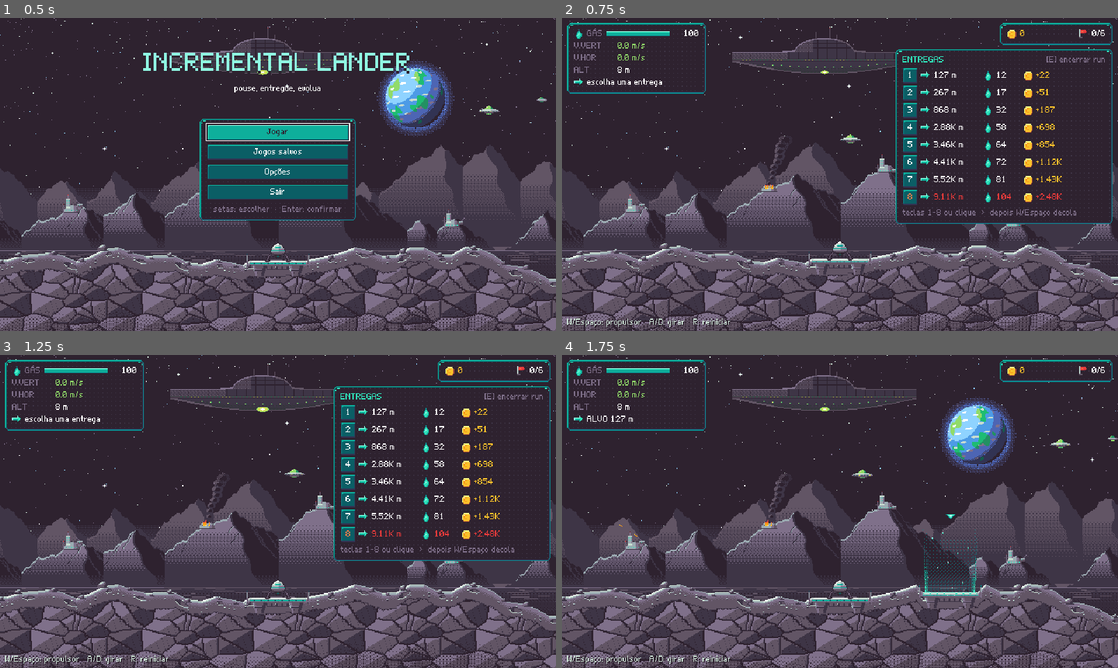
Above: before the commit, frames 1-4 (two rows, left to right).
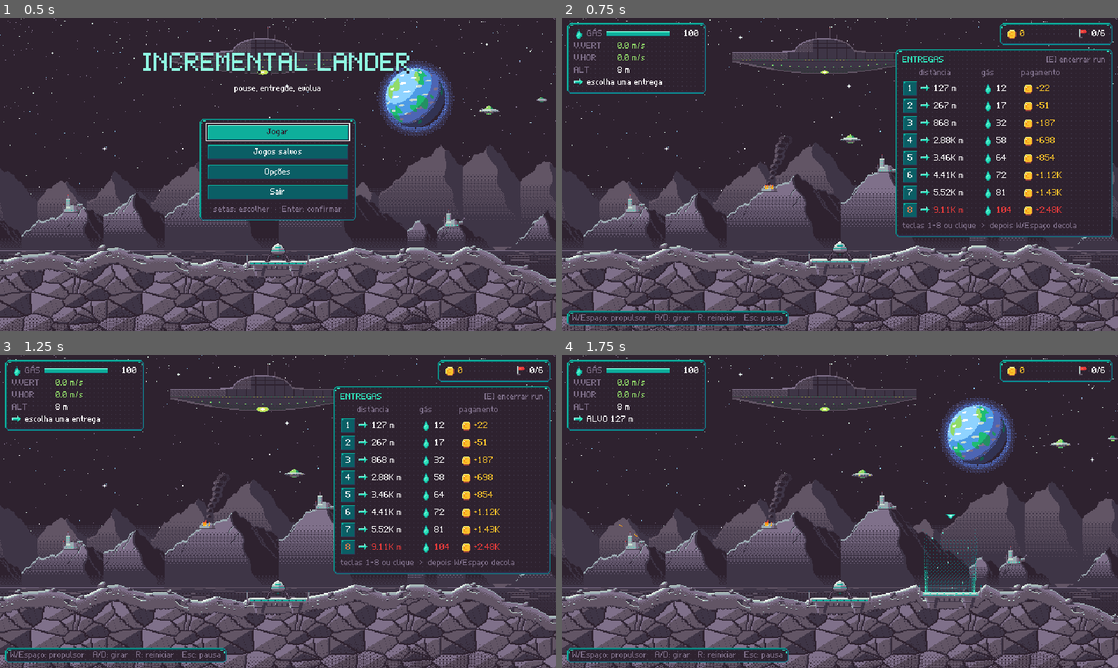
Above: after the commit, the same moments.

Repository: valdersonjr/incremental-lander
Game: Godot game, scene res://game/main.tscn
The game is run twice, just before and just after one commit, with the same random seed, the same clock (stepped at 60 frames per second) and the same inputs.
Inputs:
- Up to frame 1 (0.5 s): no input
- Up to frame 2 (0.75 s): click "Jogar" at 0.5 s
- Up to frame 3 (1.25 s): no input
- Up to frame 4 (1.75 s): click "1" at 1.25 s

Frame 1 is identical in both runs. In frame 2, 4.8% of the frame differs, in the area x 0-99%, y 16-99%; in frame 3, 4.8%; in frame 4, 1.2%.

Commit message:
UX: 2ª auditoria — pausa no voo, dica de teclas em painel, cabeçalho nas ofertas, foco no resumo, formatos unificados
- Pausa (Esc ou janela sem foco) com volumes, controles e CONTINUAR; nunca no demo/gravação
- HUD: rodapé em SlimPanel, gás usado com EconMath.fmt, batida sem "R para tentar de novo"
- Ofertas com cabeçalho distância/gás/pagamento; resumo com foco visível (atraso p/ não fechar com Espaço)
- Modais bloqueiam clique atrás; hangar com números num só formato e "MÁX"; foco na loja durante o recomeço
- EconMath.fmt exato em potências de 1000 (1e6 = "1.00M", era "1000K"), paridade testada
- Glifo inexistente "—" trocado; prévia flight_ui_preview; controls_test cobre a pausa
Regras intactas: saída do demo idêntica antes/depois (72 eventos).

Co-Authored-By: Claude Opus 5.5 <noreply@anthropic.com>
Claude-Session: https://claude.ai/code/session_01JhKCi9Us7j2H5LJGQ5fDNT

Diff:
--- a/autoload/sound.gd
+++ b/autoload/sound.gd
@@ -19,6 +19,7 @@
 
 
 func _ready() -> void:
+	process_mode = Node.PROCESS_MODE_ALWAYS                    # cliques do menu de pausa tocam com o jogo pausado
 	for i in VOICES:
 		var p := AudioStreamPlayer.new()
 		add_child(p)
--- a/game/ending/ending.tscn
+++ b/game/ending/ending.tscn
@@ -18,7 +18,6 @@
 anchor_bottom = 1.0
 grow_horizontal = 2
 grow_vertical = 2
-mouse_filter = 2
 color = Color(0.180392, 0.133333, 0.184314, 0.6)
 
 [node name="Center" type="CenterContainer" parent="."]
--- a/game/hangar/hangar.gd
+++ b/game/hangar/hangar.gd
@@ -150,9 +150,9 @@
 	var reach := Purchases.max_reach_m(planet, s, float(s["tank"]))
 	var reach_txt := "> %s" % EconMath.fmt(REACH_CAP_M) if reach >= REACH_CAP_M * 0.99 else "~%s" % EconMath.fmt(reach)
 	_clear(_ship)
-	_ship.add_child(UiKit.icon_label("thrust", "motor %.1f m/s2" % float(s["thrust"])))
-	_ship.add_child(UiKit.icon_label("tank", "tanque %s gás" % EconMath.fmt(float(s["tank"]))))
-	_ship.add_child(UiKit.icon_label("efficiency", "bocais %.2f m/s/gás" % float(s["efficiency"])))
+	_ship.add_child(UiKit.icon_label("thrust", "motor %s m/s2" % _num(s["thrust"])))   # mesmo formato da tabela
+	_ship.add_child(UiKit.icon_label("tank", "tanque %s gás" % _num(s["tank"])))
+	_ship.add_child(UiKit.icon_label("efficiency", "bocais %s m/s/gás" % _num(s["efficiency"])))
 	_ship.add_child(UiKit.icon_label("distance", "alcance máx %s m" % reach_txt))
 
 
@@ -290,7 +290,7 @@
 			&"ValueLabel"))
 	row.add_child(_buy_button(r, COL_ACTION))
 	var mx := Button.new()
-	mx.text = "MAX"
+	mx.text = "MÁX"
 	mx.tooltip_text = "comprar o máximo de níveis possível"
 	mx.custom_minimum_size = Vector2(COL_MAX, 15)
 	mx.disabled = not r["affordable"]
@@ -422,7 +422,7 @@
 				_confirm_prestige = true
 			refresh())
 	else:
-		b.text = "Recomeçar: +%s Poeira agora (mínimo %s) - ganhe mais créditos neste ciclo" % [
+		b.text = "Recomeçar: +%s Poeira agora (mínimo %s); ganhe mais créditos" % [
 				EconMath.fmt(g), EconMath.fmt(float(EconMath.spec["prestige"].get("min_gain", 1)))]
 		b.disabled = true
 	_rows.add_child(b)
@@ -459,7 +459,7 @@
 	for r: Dictionary in Prestige.shop_rows(st):
 		var row := _table_row("prestige", str(r["name"]))
 		row.set_meta(&"row_key", "shop:" + str(r["id"]))
-		row.add_child(_cell("MAX" if r["maxed"] else "nv %d/%d" % [int(r["level"]), int(r["max_level"])],
+		row.add_child(_cell("MÁX" if r["maxed"] else "nv %d/%d" % [int(r["level"]), int(r["max_level"])],
 				COL_LEVEL + 10, &"DimLabel"))
 		var sb := Button.new()
 		sb.custom_minimum_size = Vector2(COL_ACTION + COL_MAX + 4, 15)
@@ -566,6 +566,11 @@
 				return
 	if not _launch.disabled and visible:
 		_launch.grab_focus.call_deferred()
+	elif visible:                                              # recomeco: cursor na loja (nunca no CONCLUIR)
+		for b: Node in _rows.find_children("*", "Button", true, false):
+			if not (b as Button).disabled and b.get_meta(&"focus_key", "") != "finish_prestige":
+				(b as Button).grab_focus.call_deferred()
+				return
 
 ## Comeco de uma linha de tabela: icone + nome (expande e corta se faltar espaco).
 func _table_row(icon_name: String, title: String, variation: StringName = &"") -> HBoxContainer:
@@ -653,8 +658,13 @@
 	return n
 
 
+## Valor de stat: 2 casas abaixo de 10, 1 casa ate 1000 (sem ",0" em inteiros: "100 gás"), depois K/M/B.
 func _num(v: float) -> String:
-	return EconMath.fmt(v) if v >= 1000.0 else ("%.2f" % v if v < 10.0 else "%.1f" % v)
+	if v >= 1000.0:
+		return EconMath.fmt(v)
+	if v < 10.0:
+		return "%.2f" % v
+	return str(int(v)) if is_equal_approx(v, roundf(v)) else "%.1f" % v
 
 
 func _res_label(res: String) -> String:
--- a/game/hud/hud.gd
+++ b/game/hud/hud.gd
@@ -4,12 +4,11 @@
 extends Control
 
 const TOAST_SECONDS := 2.5
-const CONTROLS_HINT := "W/Espaço: propulsor   A/D: girar   R: reiniciar"
+const CONTROLS_HINT := "W/Espaço: propulsor   A/D: girar   R: reiniciar   Esc: pausa"
 
 var flight: Flight = null
 var run: RunState = null
 
-var _status := ""
 var _toast_left := 0.0
 
 @onready var _gas: Label = %Gas
@@ -39,8 +38,8 @@
 	flight = p_flight
 	run = p_run
 	flight.delivery_finished.connect(_on_delivery_finished)
-	flight.lander.took_off.connect(func() -> void: _status = CONTROLS_HINT)   # resultado antigo nao fica no rodape
-	_status = CONTROLS_HINT
+	flight.lander.took_off.connect(func() -> void: _set_status(CONTROLS_HINT))   # resultado antigo nao fica no rodape
+	_set_status(CONTROLS_HINT)
 
 
 func _process(delta: float) -> void:
@@ -67,7 +66,6 @@
 	else:
 		_dist.text = "escolha uma entrega"
 		_dist_icon.flip_h = false
-	_msg.text = _status
 	_credits.text = EconMath.fmt(GameState.amount("credits"))
 	_deliveries.text = "%d/%d" % [run.deliveries.size(), run.max_deliveries] if run != null else ""
 
@@ -81,12 +79,18 @@
 func _on_delivery_finished(result: Dictionary) -> void:
 	if result["crashed"]:
 		var why := UiKit.crash_text(str(result["reason"]))
-		_status = "BATEU: %s  -  R para tentar de novo" % why
+		_set_status("BATEU: " + why, &"BadLabel")
 		_show_toast("BATEU!", why, &"BadLabel")
 	else:
-		_status = "ENTREGA! qualidade %d%%   gás usado %.1f" % [int(result["quality"] * 100.0), result["gas_used"]]
-		_show_toast("ENTREGA!", "qualidade %d%%   gás usado %.1f" % [int(result["quality"] * 100.0),
-				result["gas_used"]], &"GoodLabel")
+		var text := "qualidade %d%%   gás usado %s" % [int(result["quality"] * 100.0), EconMath.fmt(result["gas_used"])]
+		_set_status("ENTREGA! " + text, &"GoodLabel")
+		_show_toast("ENTREGA!", text, &"GoodLabel")
+
+
+## Rodape (dica de teclas ou resultado do ultimo pouso) (painel fino no Footer, da largura do texto).
+func _set_status(text: String, variation: StringName = &"DimLabel") -> void:
+	_msg.text = text
+	_msg.theme_type_variation = variation
 
 
 ## Aviso grande no centro (o momento mais importante do voo nao pode ficar so no rodape).
--- a/game/hud/hud.tscn
+++ b/game/hud/hud.tscn
@@ -143,13 +143,29 @@
 layout_mode = 2
 theme_type_variation = &"ValueLabel"
 
-[node name="Message" type="Label" parent="."]
+[node name="Footer" type="HBoxContainer" parent="."]
+layout_mode = 1
+anchors_preset = 12
+anchor_top = 1.0
+anchor_right = 1.0
+anchor_bottom = 1.0
+offset_left = 6.0
+offset_top = -23.0
+offset_right = -6.0
+offset_bottom = -6.0
+grow_horizontal = 2
+grow_vertical = 0
+mouse_filter = 2
+
+[node name="HintPanel" type="PanelContainer" parent="Footer"]
+layout_mode = 2
+mouse_filter = 2
+theme_type_variation = &"SlimPanel"
+
+[node name="Message" type="Label" parent="Footer/HintPanel"]
 unique_name_in_owner = true
-layout_mode = 0
-offset_left = 6.0
-offset_top = 344.0
-offset_right = 634.0
-offset_bottom = 358.0
+layout_mode = 2
+theme_type_variation = &"DimLabel"
 
 [node name="Toast" type="PanelContainer" parent="."]
 unique_name_in_owner = true
--- a/game/main.gd
+++ b/game/main.gd
@@ -10,6 +10,7 @@
 const HANGAR_SCENE := preload("res://game/hangar/hangar.tscn")
 const ENDING_SCENE := preload("res://game/ending/ending.tscn")
 const TITLE_SCENE := preload("res://game/title/title_screen.tscn")
+const PAUSE_SCENE := preload("res://game/pause/pause_menu.tscn")
 
 var _args: Dictionary = {}
 var _demo := false
@@ -22,6 +23,7 @@
 var _hangar: Hangar = null
 var _ending: Ending = null
 var _title: TitleScreen = null
+var _pause: PauseMenu = null
 var _run_start_ms := 0
 
 @onready var _world: Node2D = %World
@@ -59,6 +61,8 @@
 	_title.quit_requested.connect(func() -> void:
 		SaveManager.save_game()
 		get_tree().quit())
+	_pause = PAUSE_SCENE.instantiate()
+	_gui.add_child(_pause)
 	# verificacao (demo/dev/--no_title) vai direto ao voo; o jogo normal abre no menu inicial
 	if _demo or _args.has("no_title") or _args.keys().any(func(k: String) -> bool: return k.begins_with("dev_") or k == "planet"):
 		_start_run()
@@ -69,6 +73,23 @@
 func _unhandled_input(event: InputEvent) -> void:
 	if event.is_action_pressed(&"restart") and not _hangar.visible and not _title.visible:
 		_start_run()
+	elif event.is_action_pressed(&"ui_cancel") and _can_pause():
+		get_viewport().set_input_as_handled()
+		_pause.open()
+
+
+## Janela perdeu o foco no meio do voo: pausa (o jogador volta e encontra a nave parada). Fora na gravacao de quadros
+## (gdtool capture), em que a janela pode perder o foco sem ninguem jogando.
+func _notification(what: int) -> void:
+	if what == NOTIFICATION_APPLICATION_FOCUS_OUT and _pause != null and _can_pause() \
+			and Engine.get_write_movie_path() == "":
+		_pause.open()
+
+
+## Pausa so no voo (HUD na tela, sem resumo/hangar/menu/final por cima) e nunca no demo (verificacao automatica).
+func _can_pause() -> bool:
+	return not _demo and _hud != null and is_instance_valid(_hud) and _hud.visible and not _summary.visible \
+			and not _hangar.visible and not _title.visible and not _ending.visible and not _pause.visible
 
 
 ## Menu inicial por cima da cena do mundo atual (nave parada na plataforma de partida, sem entrega).
@@ -125,8 +146,9 @@
 	_gui.move_child(_hangar, -1)  # hangar sempre por cima
 	_gui.move_child(_ending, -1)
 	_gui.move_child(_title, -1)
+	_gui.move_child(_pause, -1)
 	var ui := UiKit.theme_for(GameState.current_planet)        # cor da interface acompanha o mundo
-	for c: Control in [_hud, _offers, _summary, _ending]:
+	for c: Control in [_hud, _offers, _summary, _ending, _pause]:
 		c.theme = ui
 	_flight.start(GameState.current_planet, _run_seed, stats, _demo)
 	_hud.bind(_flight, _run)
--- /dev/null
+++ b/game/pause/pause_menu.gd
@@ -0,0 +1,63 @@
+## Pausa do voo (arte: UiKit), janela modal: congela a arvore (SceneTree.paused) e mostra volumes + lista de controles.
+## So apresentacao: nao mexe no run (a Main decide quando pode pausar). Roda com PROCESS_MODE_ALWAYS.
+## Esc, Enter ou o botao continuam.
+class_name PauseMenu
+extends Control
+
+signal closed
+
+## Teclas do jogo (texto de jogador; as acoes vem de data/world.json -> input).
+const CONTROLS := [
+	["W, Espaço ou seta acima", "propulsor"],
+	["A/D ou setas laterais", "girar"],
+	["número da oferta ou clique", "escolher entrega"],
+	["E (na escolha)", "encerrar o run"],
+	["R", "reiniciar o run"],
+]
+
+
+func _ready() -> void:
+	visible = false
+	%Continue.pressed.connect(close)
+	for c: Array in CONTROLS:
+		var row := HBoxContainer.new()
+		row.add_theme_constant_override(&"separation", 4)
+		var key := Label.new()
+		key.text = c[0]
+		key.theme_type_variation = &"ValueLabel"
+		key.size_flags_horizontal = Control.SIZE_EXPAND_FILL
+		row.add_child(key)
+		var what := Label.new()
+		what.text = c[1]
+		what.theme_type_variation = &"DimLabel"
+		what.horizontal_alignment = HORIZONTAL_ALIGNMENT_RIGHT
+		row.add_child(what)
+		%Controls.add_child(row)
+
+
+func open() -> void:
+	for c in %Volumes.get_children():
+		%Volumes.remove_child(c)
+		c.queue_free()
+	for bus: String in GameState.BUSES:
+		%Volumes.add_child(UiKit.volume_row(bus))
+	visible = true
+	get_tree().paused = true
+	Sound.ui("click")
+	%Continue.grab_focus()
+	UiKit.pulse(%Panel, 1.3, 0.25)
+
+
+func close() -> void:
+	if not visible:
+		return
+	Sound.ui("click")
+	visible = false
+	get_tree().paused = false
+	closed.emit()
+
+
+func _unhandled_input(event: InputEvent) -> void:
+	if visible and (event.is_action_pressed(&"ui_cancel") or event.is_action_pressed(&"confirm")):
+		get_viewport().set_input_as_handled()
+		close()
--- /dev/null
+++ b/game/pause/pause_menu.tscn
@@ -0,0 +1,77 @@
+[gd_scene format=3]
+
+[ext_resource type="Script" path="res://game/pause/pause_menu.gd" id="1_pause"]
+
+[node name="PauseMenu" type="Control"]
+process_mode = 3
+layout_mode = 3
+anchors_preset = 15
+anchor_right = 1.0
+anchor_bottom = 1.0
+grow_horizontal = 2
+grow_vertical = 2
+script = ExtResource("1_pause")
+
+[node name="Dim" type="ColorRect" parent="."]
+layout_mode = 1
+anchors_preset = 15
+anchor_right = 1.0
+anchor_bottom = 1.0
+grow_horizontal = 2
+grow_vertical = 2
+color = Color(0.180392, 0.133333, 0.184314, 0.6)
+
+[node name="Center" type="CenterContainer" parent="."]
+layout_mode = 1
+anchors_preset = 15
+anchor_right = 1.0
+anchor_bottom = 1.0
+grow_horizontal = 2
+grow_vertical = 2
+mouse_filter = 2
+
+[node name="Panel" type="PanelContainer" parent="Center"]
+unique_name_in_owner = true
+custom_minimum_size = Vector2(260, 0)
+layout_mode = 2
+
+[node name="VBox" type="VBoxContainer" parent="Center/Panel"]
+layout_mode = 2
+theme_override_constants/separation = 3
+
+[node name="Title" type="Label" parent="Center/Panel/VBox"]
+layout_mode = 2
+theme_type_variation = &"TitleLabel"
+text = "PAUSA"
+horizontal_alignment = 1
+
+[node name="VolumeTitle" type="Label" parent="Center/Panel/VBox"]
+layout_mode = 2
+theme_type_variation = &"SectionLabel"
+text = "VOLUME"
+
+[node name="Volumes" type="VBoxContainer" parent="Center/Panel/VBox"]
+unique_name_in_owner = true
+layout_mode = 2
+theme_override_constants/separation = 2
+
+[node name="ControlsTitle" type="Label" parent="Center/Panel/VBox"]
+layout_mode = 2
+theme_type_variation = &"SectionLabel"
+text = "CONTROLES"
+
+[node name="Controls" type="VBoxContainer" parent="Center/Panel/VBox"]
+unique_name_in_owner = true
+layout_mode = 2
+theme_override_constants/separation = 0
+
+[node name="Gap" type="Control" parent="Center/Panel/VBox"]
+custom_minimum_size = Vector2(0, 2)
+layout_mode = 2
+
+[node name="Continue" type="Button" parent="Center/Panel/VBox"]
+unique_name_in_owner = true
+custom_minimum_size = Vector2(0, 18)
+layout_mode = 2
+theme_type_variation = &"PrimaryButton"
+text = "CONTINUAR  [Esc]"
--- a/game/run/offer_panel.gd
+++ b/game/run/offer_panel.gd
@@ -7,6 +7,8 @@
 signal end_requested
 
 const HINT := "teclas 1-%d ou clique  >  depois W/Espaço decola"
+## Largura (px) das colunas distancia e gas (sem o icone de 12 px + 3 de espaco).
+const COL_W := [54, 28]
 
 ## Segundos restantes do aviso piscando (tentou pilotar antes de escolher). Exposto para o teste de controles.
 var hint_flash := 0.0
@@ -14,6 +16,16 @@
 
 @onready var _list: VBoxContainer = %List
 @onready var _hint: Label = %Hint
+
+
+func _ready() -> void:
+	# cabecalho das colunas (mesmas larguras das linhas de _make_row)
+	for c: Array in [["", 16], ["distância", COL_W[0] + 15], ["gás", COL_W[1] + 15], ["pagamento", 0]]:
+		var l := Label.new()
+		l.text = c[0]
+		l.theme_type_variation = &"DimLabel"
+		l.custom_minimum_size = Vector2(int(c[1]), 0)
+		%Cols.add_child(l)
 
 
 ## Mostra as ofertas do run com o gas que resta.
@@ -64,8 +76,8 @@
 		key.theme_type_variation = &"DangerButton"
 	key.pressed.connect(func() -> void: offer_chosen.emit(index))
 	row.add_child(key)
-	var cols := [["distance", "%s m" % EconMath.fmt(info["distance"]), 54],
-			["gas", EconMath.fmt(info["gas_est"]), 28], ["credits", "+" + EconMath.fmt(info["pay_typical"]), 0]]
+	var cols := [["distance", "%s m" % EconMath.fmt(info["distance"]), COL_W[0]],
+			["gas", EconMath.fmt(info["gas_est"]), COL_W[1]], ["credits", "+" + EconMath.fmt(info["pay_typical"]), 0]]
 	for c: Array in cols:
 		var cell := UiKit.icon_label(c[0], c[1], &"BadLabel" if not ok else (&"MoneyLabel" if c[0] == "credits"
 				else &"ValueLabel"))
--- a/game/run/offer_panel.tscn
+++ b/game/run/offer_panel.tscn
@@ -28,6 +28,11 @@
 theme_type_variation = &"DimLabel"
 text = "[E] encerrar run"
 
+[node name="Cols" type="HBoxContainer" parent="VBox"]
+unique_name_in_owner = true
+layout_mode = 2
+theme_override_constants/separation = 3
+
 [node name="List" type="VBoxContainer" parent="VBox"]
 unique_name_in_owner = true
 layout_mode = 2
--- a/game/run/run_summary.gd
+++ b/game/run/run_summary.gd
@@ -4,6 +4,9 @@
 extends Control
 
 signal continue_requested
+
+## Segundos ate o botao ganhar foco (Espaco do propulsor nao fecha o resumo sem querer; Enter vale na hora).
+const FOCUS_DELAY := 0.4
 
 @onready var _reason: Label = %Reason
 @onready var _rows: VBoxContainer = %Rows
@@ -35,6 +38,10 @@
 		_rows.add_child(UiKit.stat_row("fleet", "frota de drones (%s)" % names.get(res, res), "+" + EconMath.fmt(
 				float(fleet[res])), &"MoneyLabel"))
 	visible = true
+	# foco visivel no botao, mas so depois de um instante: Espaco (propulsor) apertado na hora da batida nao pula o resumo
+	get_tree().create_timer(FOCUS_DELAY).timeout.connect(func() -> void:
+		if visible and is_inside_tree():
+			_continue.grab_focus())
 	UiKit.pulse(%Panel, 1.3, 0.25)
 
 
--- a/game/run/run_summary.tscn
+++ b/game/run/run_summary.tscn
@@ -19,7 +19,6 @@
 anchor_bottom = 1.0
 grow_horizontal = 2
 grow_vertical = 2
-mouse_filter = 2
 color = Color(0.180392, 0.133333, 0.184314, 0.6)
 
 [node name="Center" type="CenterContainer" parent="."]
@@ -65,6 +64,5 @@
 unique_name_in_owner = true
 custom_minimum_size = Vector2(0, 18)
 layout_mode = 2
-focus_mode = 0
 theme_type_variation = &"PrimaryButton"
 text = "IR AO HANGAR  [Enter]"
--- a/game/title/title_screen.gd
+++ b/game/title/title_screen.gd
@@ -143,7 +143,7 @@
 				Sound.ui("click")
 				slot_play_requested.emit(n))
 		elif s["exists"]:                                      # arquivo ilegivel: so da para apagar
-			act.text = "—"
+			act.text = "-"
 			act.disabled = true
 		else:
 			act.text = "Novo jogo"
--- a/scripts/economy/econ_math.gd
+++ b/scripts/economy/econ_math.gd
@@ -268,9 +268,9 @@
 	if x < 1000.0:
 		s = ("%.1f" % x) if (x < 10.0 and x != floor(x)) else str(int(x))
 		return ("-" if neg else "") + s
-	var e3 := int(floor(log(x) / log(10.0) / 3.0))
+	var e3 := _exp10(x) / 3                                    # mesmo que floor(log10(x) / 3) do Python
 	if style == "sci":
-		var e := int(floor(log(x) / log(10.0)))
+		var e := _exp10(x)
 		s = ("%." + str(digits - 1) + "f") % (x / pow(10.0, e)) + "e" + str(e)
 	else:
 		var m := x / pow(10.0, 3 * e3)
@@ -285,3 +285,13 @@
 			suf = char(97 + (k / 26) % 26) + char(97 + k % 26)
 		s = ("%." + str(dec) + "f") % m + suf
 	return ("-" if neg else "") + s
+
+
+## floor(log10(x)) exato nas potencias de 10 (log(x)/log(10) da 5.9999.. em 1e6 e virava "1000K").
+static func _exp10(x: float) -> int:
+	var e := int(floor(log(x) / log(10.0)))
+	if pow(10.0, e + 1) <= x:
+		e += 1
+	elif pow(10.0, e) > x:
+		e -= 1
+	return e
--- a/scripts/ui/ui_kit.gd
+++ b/scripts/ui/ui_kit.gd
@@ -1,7 +1,7 @@
 ## Kit de interface (arte da skill pixel-art: art/src/ui/ui_kit.py -> assets/ui/, contrato ui_kit.json).
 ## Monta um Theme por mundo (cor de destaque muda com o planeta; fixos: fundo escuro, dourado = dinheiro,
 ## vermelho = perigo, ambar = gas acabando, barra de gas ciano). Fonte bitmap: tamanho 11 (1x) ou 22 (2x), nunca
-## fracionario. Variacoes de tipo: TitleLabel, SectionLabel, DimLabel, ValueLabel, MoneyLabel, DustLabel, BadLabel,
+## fracionario. Variacoes de tipo: SlimPanel, TitleLabel, SectionLabel, DimLabel, ValueLabel, MoneyLabel, DustLabel, BadLabel,
 ## PrimaryButton, DangerButton, GasBar, WarnBar, DangerBar, XpBar. Foco de teclado = moldura de 1 px na cor de titulo
 ## do mundo (toda tela navegavel por setas/Tab mostra onde esta). Widgets compartilhados: volume_row, stat_row, pulse.
 class_name UiKit
@@ -73,6 +73,9 @@
 	var panel := _box(wd + "panel.png", 8, Vector4(8, 6, 8, 6), true)
 	for type: StringName in [&"PanelContainer", &"Panel"]:
 		t.set_stylebox(&"panel", type, panel)
+	# painel fino (uma linha de texto: dica de teclas no HUD)
+	t.set_type_variation(&"SlimPanel", &"PanelContainer")
+	t.set_stylebox(&"panel", &"SlimPanel", _box(wd + "panel.png", 8, Vector4(6, 2, 6, 2), true))
 	# textos (sombra de 1 px escura para ler sobre qualquer cenario)
 	t.set_color(&"font_color", &"Label", color("mist"))
 	t.set_color(&"font_shadow_color", &"Label", color("ink"))
--- a/tests/integration/controls_test.gd
+++ b/tests/integration/controls_test.gd
@@ -1,6 +1,7 @@
 ## Teste de integracao dos CONTROLES como um jogador: abre o jogo normal (sem demo), injeta teclas reais
 ## (eventos de teclado como o SO manda) e verifica se a nave responde. Imprime CONTROLS_TEST OK ou FALHOU.
-## Cenarios: menu inicial (Enter em Jogar) -> W antes de escolher (nao decola, aviso pisca) -> escolhe com CLIQUE do mouse -> W (decola) -> A (gira).
+## Cenarios: menu inicial (Enter em Jogar) -> W antes de escolher (nao decola, aviso pisca) -> escolhe com CLIQUE do mouse -> W (decola) -> A (gira)
+## -> Esc (pausa: arvore congelada, nave parada) -> Esc (volta).
 ## Com -- --numpad: escolhe com a tecla 1 do teclado numerico.
 extends Node
 
@@ -13,11 +14,15 @@
 var _hint_ok := false
 var _sound_ok := false
 var _title_ok := false
+var _pause_ok := false
+var _pause_y := 0.0
 
 
 func _ready() -> void:
+	process_mode = Node.PROCESS_MODE_ALWAYS                    # o teste continua rodando com o jogo pausado
 	SaveManager.set_dir("user://itest_controls")
 	_main = MAIN.instantiate()
+	_main.process_mode = Node.PROCESS_MODE_PAUSABLE            # o jogo pausa como no executavel (o teste nao)
 	add_child(_main)
 
 
@@ -94,10 +99,31 @@
 			if _frames > 15:
 				_key(KEY_A, false)
 				_log.append("A: rotacao=%.2f" % l.rotation)
+				_key(KEY_ESCAPE, true)
+				_key(KEY_ESCAPE, false)
+				_step = 4
+				_frames = 0
+		4:
+			if _frames == 6:                                    # o Esc chega no quadro seguinte; mede ja pausado
+				_pause_y = l.global_position.y
+			if _frames > 20:
+				var pause := _main.find_child("PauseMenu", true, false) as PauseMenu
+				var frozen := is_equal_approx(l.global_position.y, _pause_y)
+				_pause_ok = get_tree().paused and pause.visible and frozen
+				_log.append("Esc: pausado=%s menu=%s nave parada=%s" % [get_tree().paused, pause.visible, frozen])
+				_key(KEY_ESCAPE, true)
+				_key(KEY_ESCAPE, false)
+				_step = 5
+				_frames = 0
+		5:
+			if _frames > 5:
+				var pause := _main.find_child("PauseMenu", true, false) as PauseMenu
+				var resumed := not get_tree().paused and not pause.visible
+				_log.append("Esc de novo: voltou=%s" % resumed)
 				var flying := l.state == Lander.State.FLYING
 				var rotated := l.rotation < -0.1
 				print("CONTROLS_LOG ", " | ".join(_log))
-				var ok := _title_ok and flying and rotated and _hint_ok and _sound_ok
-				print("CONTROLS_TEST ", "OK" if ok else "FALHOU (menu=%s aviso=%s decolou=%s girou=%s som=%s)" % [_title_ok,
-						_hint_ok, flying, rotated, _sound_ok])
+				var ok := _title_ok and flying and rotated and _hint_ok and _sound_ok and _pause_ok and resumed
+				print("CONTROLS_TEST ", "OK" if ok else "FALHOU (menu=%s aviso=%s decolou=%s girou=%s som=%s pausa=%s volta=%s)" % [
+						_title_ok, _hint_ok, flying, rotated, _sound_ok, _pause_ok, resumed])
 				get_tree().quit()
--- a/tests/test_econ_math.gd
+++ b/tests/test_econ_math.gd
@@ -24,7 +24,7 @@
 		"titan_no": EconMath.planet_available("titan", ["luna", "ares", "kronos"], {"warp_drive": 1}, {"exp8_aurora": 0}),
 		"titan_yes": EconMath.planet_available("titan", ["luna", "ares", "kronos"], {"warp_drive": 1}, {"exp8_aurora": 1}),
 		"reset": EconMath.prestige_reset_state({"capital": 2, "pilot_file": 1, "star_charts": 1}),
-		"fmt": [EconMath.fmt(999), EconMath.fmt(1234), EconMath.fmt(5.6e6), EconMath.fmt(1.5e15), EconMath.fmt(1e40), EconMath.fmt(123456789, "sci")],
+		"fmt": [EconMath.fmt(999), EconMath.fmt(1234), EconMath.fmt(5.6e6), EconMath.fmt(1.5e15), EconMath.fmt(1e6), EconMath.fmt(1e9), EconMath.fmt(1e15), EconMath.fmt(1e40), EconMath.fmt(123456789, "sci")],
 	}
 	print("ECON_JSON=" + JSON.stringify(out))
 	quit()
--- /dev/null
+++ b/tests/visual/flight_ui_preview.gd
@@ -0,0 +1,21 @@
+## Previa da interface do voo (HUD, ofertas, rodape, pausa) sobre o jogo real, sem o menu inicial.
+## gdtool.py capture res://tests/visual/flight_ui_preview.tscn --frames 40 --every 39 -- --no_title [--pause]
+## [--delivered | --crashed] [--planet=id --dev_levels=thrust:20] (mundo pesado pede motor, senao o run acaba). O SaveManager se desliga em tests/visual/ (nunca grava o save real).
+extends Node
+
+const MAIN := preload("res://game/main.tscn")
+
+
+func _ready() -> void:
+	var main := MAIN.instantiate()
+	add_child(main)
+	var args := OS.get_cmdline_user_args()
+	for i in 20:
+		await get_tree().process_frame
+	var hud := main.find_child("Hud", true, false) as Hud
+	if "--delivered" in args or "--crashed" in args:
+		var crashed := "--crashed" in args
+		hud._on_delivery_finished({"crashed": crashed, "reason": "vertical_rapido", "quality": 0.86,
+				"gas_used": 54.9})
+	if "--pause" in args:
+		(main.find_child("PauseMenu", true, false) as PauseMenu).open()
--- /dev/null
+++ b/tests/visual/flight_ui_preview.tscn
@@ -0,0 +1,6 @@
+[gd_scene format=3]
+
+[ext_resource type="Script" path="res://tests/visual/flight_ui_preview.gd" id="1_fui"]
+
+[node name="FlightUiPreview" type="Node"]
+script = ExtResource("1_fui")
--- a/tests/visual/title_preview.gd
+++ b/tests/visual/title_preview.gd
@@ -30,7 +30,7 @@
 		if "--confirm" in args:
 			t._on_delete(3)
 	if "--options" in args:
-		t._set_options(true)
+		t._set_screen(TitleScreen.Screen.OPTIONS)
 
 
 ## Jogos 1 (em uso) e 3 numa pasta de previa, escritos direto (o SaveManager fica desligado nas previas).
Not shown, changed: .claude/skills/economy-balance/templates/econ_math.gd
Not shown, added: game/pause/pause_menu.gd.uid
Not shown, added: tests/visual/flight_ui_preview.gd.uid
Not shown, changed: .claude/skills/godot-dev/references/ui.md
Not shown, changed: docs/ARCHITECTURE.md
Not shown, changed: docs/DECISIONS.md
Not shown, changed: docs/GDD.md
Not shown, changed: docs/HANDOFF.md
Not shown, changed: docs/ROADMAP.md
